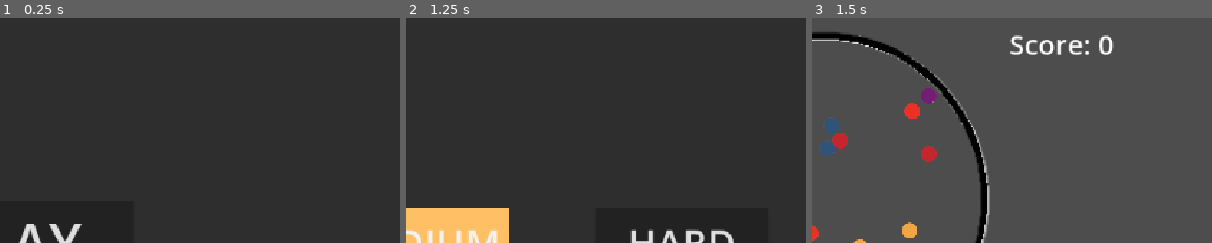
Above: before the commit, frames 1-3 (left to right).
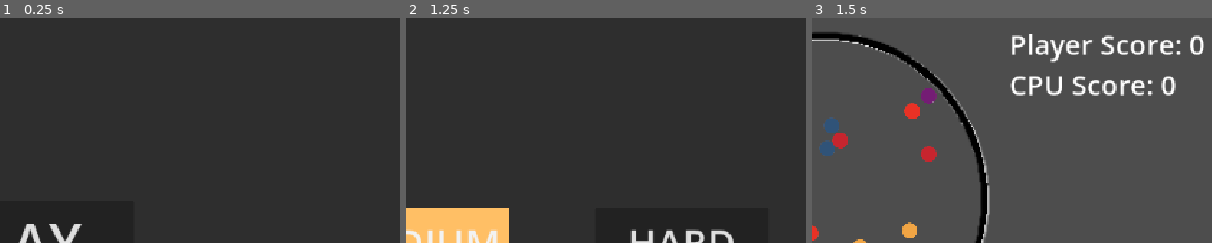
Above: after the commit, the same moments.

Repository: Spark10Z1/Marble-Strike
Game: Godot game, scene res://scenes/mainmenu.tscn
The game is run twice, just before and just after one commit, with the same random seed, the same clock (stepped at 60 frames per second) and the same inputs.
Inputs:
- Up to frame 1 (0.25 s): no input
- Up to frame 2 (1.25 s): click "PLAY" at 0.5 s
- Up to frame 3 (1.5 s): click "EASY" at 1.25 s
The pictures show only the part of the screen within x 48-98%, y 0-50%; the shares and areas given below are measured in that part.

Frames 1-2 are identical in both runs. In frame 3, 3.6% of the frame differs, in the area x 49-98%, y 7-35%.

Commit message:
Marble Strike V2
- Working Menu
- Difficulty Buttons with Starting Difficulty
- Hit marbles out of boundary to score points
- Switch player if no score is obtained after hitting striker marble
- Player vs Bot with Automatic Difficulty Adjustment based on Player Performance

Diff:
--- a/project.godot
+++ b/project.godot
@@ -1,16 +1,8 @@
-; Engine configuration file.
-; It's best edited using the editor UI and not directly,
-; since the parameters that go here are not all obvious.
-;
-; Format:
-;   [section] ; section goes between []
-;   param=value ; assign values to parameters
-
 config_version=5
 
 [application]
 
-config/name="Marbles_v1"
+config/name="Marbles_v2"
 run/main_scene="uid://b40lndu5gpwks"
 config/features=PackedStringArray("4.8", "GL Compatibility")
 config/icon="res://icon.svg"
--- a/scenes/game.tscn
+++ b/scenes/game.tscn
@@ -54,7 +54,8 @@
 offset_right = 1122.0
 offset_bottom = 123.0
 theme_override_font_sizes/font_size = 40
-text = "Score: 0"
+text = "Player Score: 0
+CPU Score: 0"
 
 [node name="Hud" parent="." unique_id=291320715 instance=ExtResource("6_p57ef")]
 visible = false
--- a/scripts/game.gd
+++ b/scripts/game.gd
@@ -9,6 +9,8 @@
 const START_POS := Vector2(590, 580)
 var shooter_available : bool = true
 var marble_count : int
+var cpu_play : bool = false
+var target
 var current_count : int
 
 
@@ -16,6 +18,7 @@
 	load_images()
 	new_game()
 	$PlayArea.body_exited.connect(marble_obtained)
+	ai_play()
 
 func load_images():
 	for i in range(1, 6, 1):
@@ -42,6 +45,8 @@
 		reset_shooter()
 		global.player_score -= 1
 		shooter_available = true
+		cpu_play = not cpu_play
+		ai_play()
 
 
 func generate_marbles():
@@ -77,11 +82,15 @@
 		reset_shooter()
 		shooter_available = true
 	else:
-		global.player_score += 1
+		if cpu_play:
+			global.cpu_score += 1
+		else:
+			global.player_score += 1
 		current_count -= 1
-		$"Score Label".text = "Score: " + str(global.player_score)
+		$"Score Label".text = "Player Score: " + str(global.player_score)
+		$"Score Label".text +="\nCPU Score: " + str(global.cpu_score)
 		body.queue_free()
-
+	cpu_play = not cpu_play
 
 
 func _on_finger_shoot(power) -> void:
@@ -104,3 +113,13 @@
 	$Hud.show()
 	if outcome == "win":
 		$Hud/ResultPanel/Label.text = "YOU WIN!"
+
+func ai_play():
+	if cpu_play:
+		var select = randi_range(0, current_count)
+		var m = get_tree().get_nodes_in_group("marble_scene")
+		target = m[select]
+		var dir = target.position - START_POS
+		var power = dir * MAX_POWER
+		#print(power)
+		shooter.apply_central_impulse(power)
Not shown, changed: README.md
